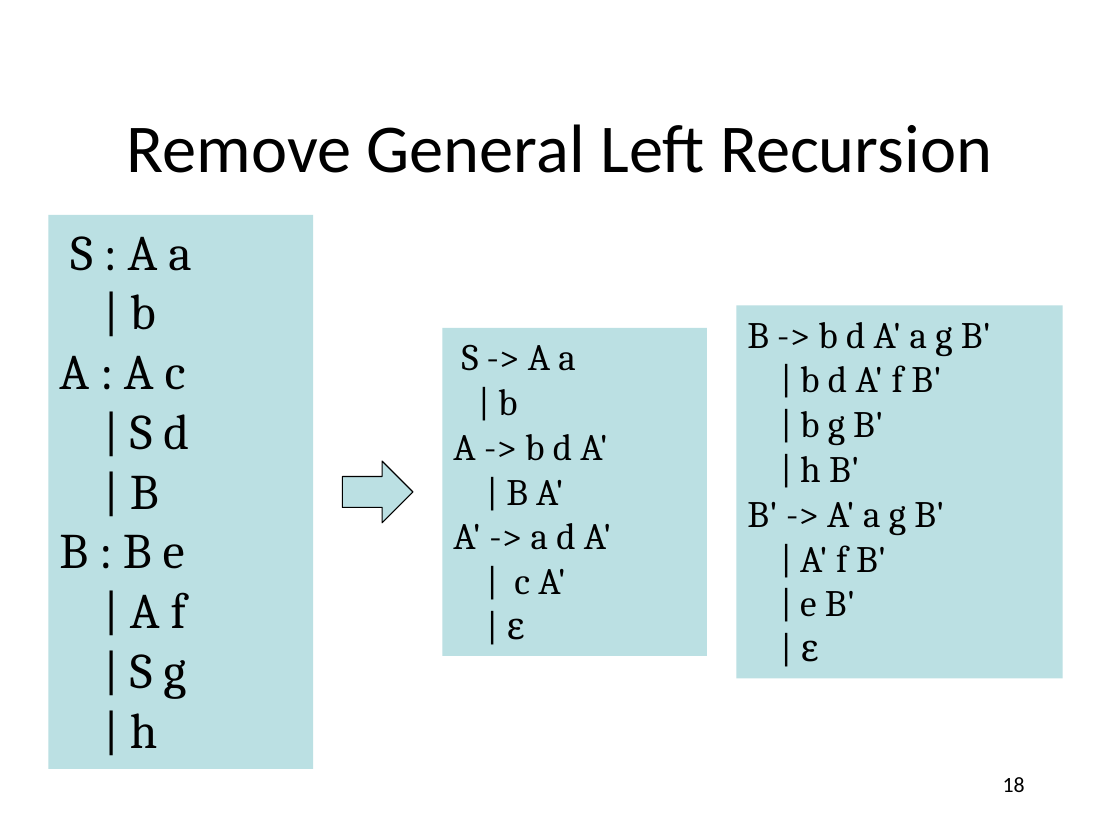
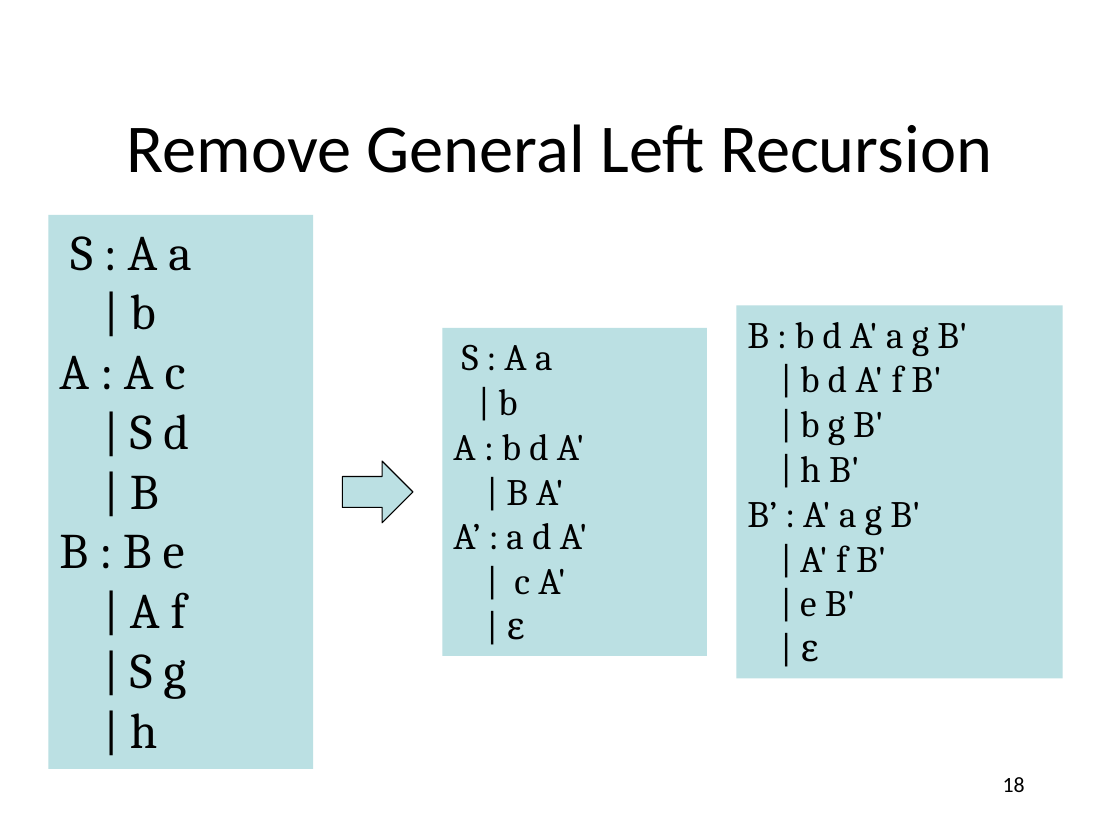
Before and after one commit to anoopsarkar/compilers-class, a slide deck: slide 18 of assets/ppt/parsing/td1-recursive-descent.pptx. Drawn at 1120x840 pixels with LibreOffice and Linux fonts; fonts in the diff are those of the drawing. Boxes give left, top, right and bottom in pixels: in the first picture for what was removed or moved away, otherwise in the second. Text is boxed around its words. In the diff, an @@ line names an element or a change of style, - is before the commit and + after.

```diff
--- a/assets/ppt/parsing/td1-recursive-descent.pptx
+++ b/assets/ppt/parsing/td1-recursive-descent.pptx
@@ text in rectangle at [747, 322, 967, 357]: text changed @@
-B -> b d A' a g B'
+B : b d A' a g B'
@@ text in rectangle at [462, 344, 553, 371]: text changed @@
-S -> A a
+S : A a
@@ text in rectangle at [453, 434, 585, 461]: text changed @@
-A -> b d A'
+A : b d A'
@@ text in rectangle at [747, 502, 920, 536]: text changed @@
-B' -> A' a g B'
+B’ : A' a g B'
@@ text in rectangle at [453, 523, 588, 550]: text changed @@
-A' -> a d A'
+A’ : a d A'
```
Also in this commit, not shown: 2 other slides changed, 8 other files.
